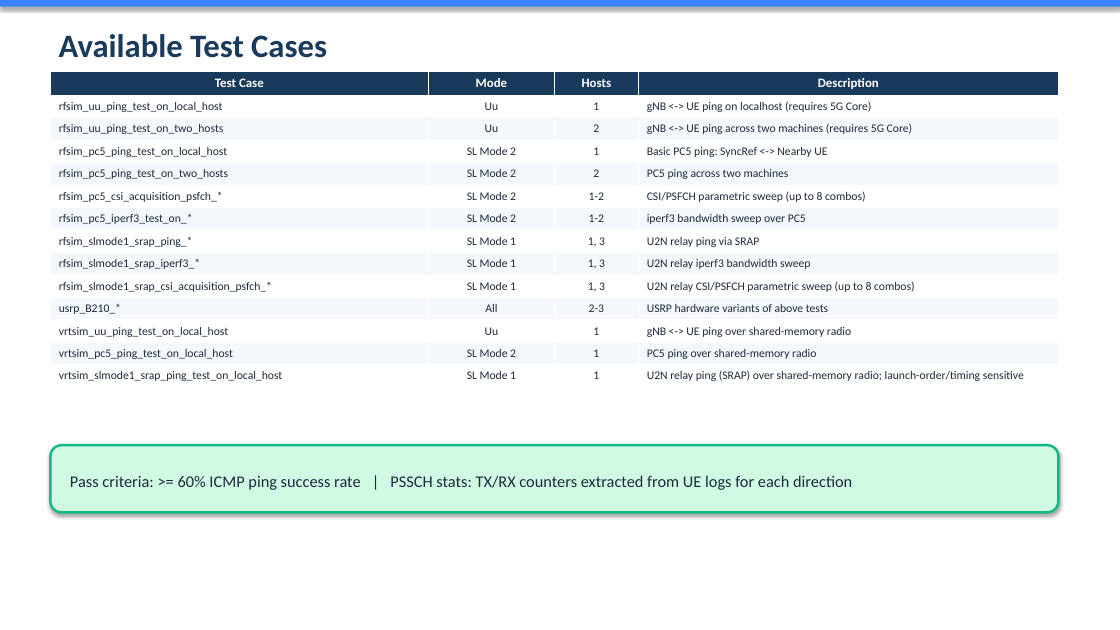
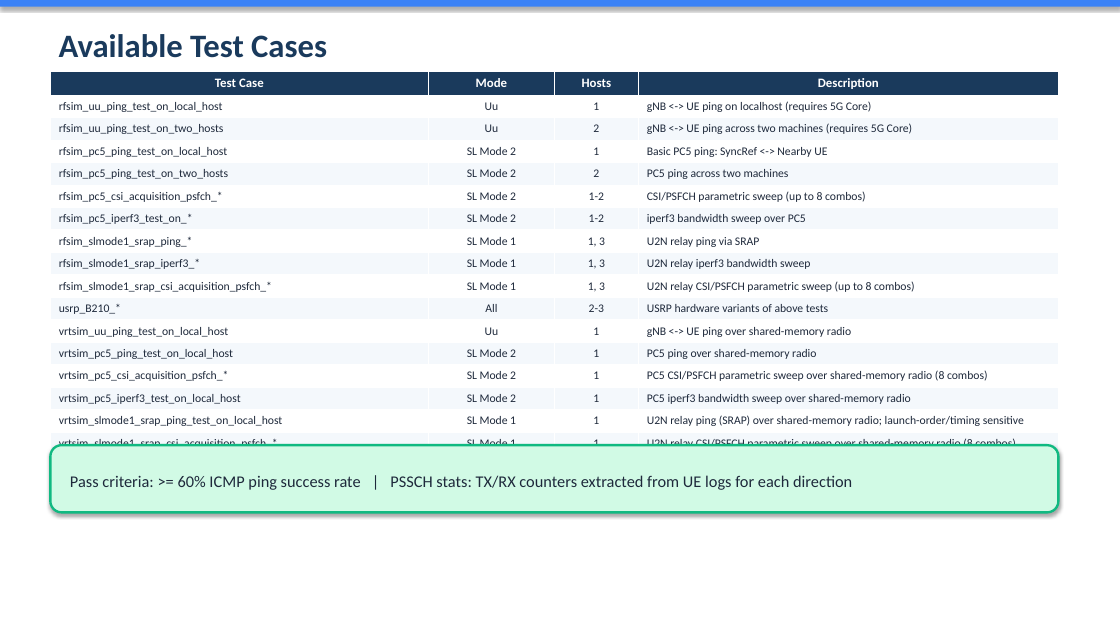
Before and after one commit to davidkimmy/openairinterface5g, a slide deck: slide 8 of doc/episys/test_script/overview_sl_test.pptx. Drawn at 1120x630 pixels with LibreOffice and Linux fonts; fonts in the diff are those of the drawing. Boxes give left, top, right and bottom in pixels: in the first picture for what was removed or moved away, otherwise in the second. Text is boxed around its words. In the diff, an @@ line names an element or a change of style, - is before the commit and + after.

Commit message:
Add VRTSim local-host sidelink tests and fix SL Mode 1 iperf3 bind

```diff
--- a/doc/episys/test_script/overview_sl_test.pptx
+++ b/doc/episys/test_script/overview_sl_test.pptx
@@ table at box(50, 71, 1059, 451) @@
+row 14: vrtsim_pc5_csi_acquisition_psfch_* | SL Mode 2 | 1 | PC5 CSI/PSFCH parametric sweep over shared-memory radio (8 combos)
+row 15: vrtsim_pc5_iperf3_test_on_local_host | SL Mode 2 | 1 | PC5 iperf3 bandwidth sweep over shared-memory radio
+row 17: vrtsim_slmode1_srap_csi_acquisition_psfch_* | SL Mode 1 | 1 | U2N relay CSI/PSFCH parametric sweep over shared-memory radio (8 combos)
+row 18: vrtsim_slmode1_srap_iperf3_test_on_local_host | SL Mode 1 | 1 | U2N relay iperf3 sweep over shared-memory radio; client binds oaitun_ue2
```
Also in this commit, not shown: 1 other slide changed, 7 other files.
